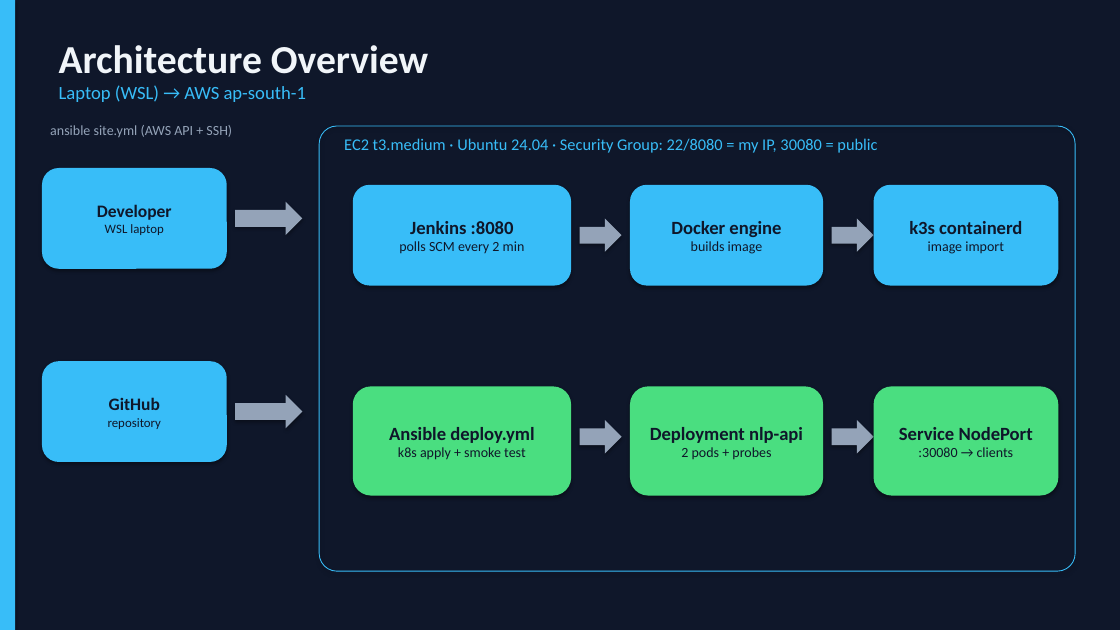
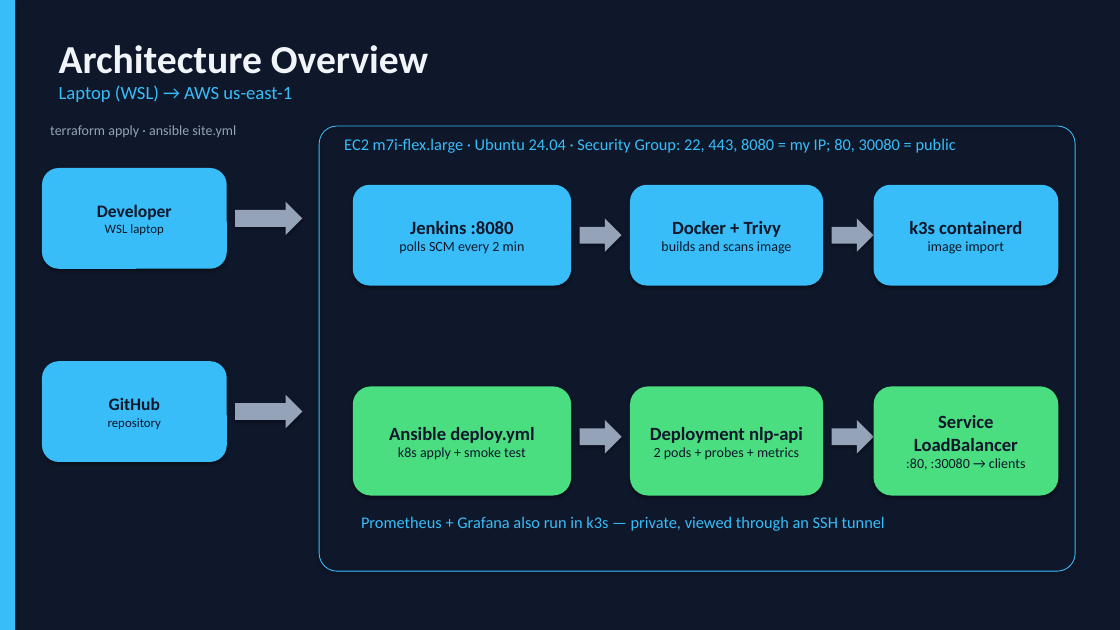
Before and after one commit to chaitanyasai9666/Devops-project, a slide deck: slide 4 of NLP_API_DevOps_Presentation.pptx. Drawn at 1120x630 pixels with LibreOffice and Linux fonts; fonts in the diff are those of the drawing. Boxes give left, top, right and bottom in pixels: in the first picture for what was removed or moved away, otherwise in the second. Text is boxed around its words. In the diff, an @@ line names an element or a change of style, - is before the commit and + after.

```diff
--- a/NLP_API_DevOps_Presentation.pptx
+++ b/NLP_API_DevOps_Presentation.pptx
@@ text at (59, 85, 292, 102): text changed @@
-Laptop (WSL) → AWS ap-south-1
+Laptop (WSL) → AWS us-east-1
@@ text at (50, 125, 236, 137): text changed @@
-ansible site.yml (AWS API + SSH)
+terraform apply · ansible site.yml
@@ text at (344, 138, 956, 153): text changed @@
-EC2 t3.medium · Ubuntu 24.04 · Security Group: 22/8080 = my IP, 30080 = public
+EC2 m7i-flex.large · Ubuntu 24.04 · Security Group: 22, 443, 8080 = my IP; 80, 30080 = public
@@ text in rounded rectangle at (661, 241, 791, 254): text changed; size 16 to 12 pt; bold off @@
-Docker engine
-builds image
+Docker + Trivy
+builds and scans image
@@ text in rounded rectangle at (906, 415, 1026, 470): text changed @@
-Service NodePort
-:30080 → clients
+Service LoadBalancer
+:80, :30080 → clients
@@ text in rounded rectangle at (654, 447, 799, 460): text changed @@
-2 pods + probes
+2 pods + probes + metrics
@@ text added at (361, 516, 885, 531), 14 pt, text #38BDF8 @@
+Prometheus + Grafana also run in k3s — private, viewed through an SSH tunnel
```
Also in this commit, not shown: 12 other slides changed, 3 slides added.
